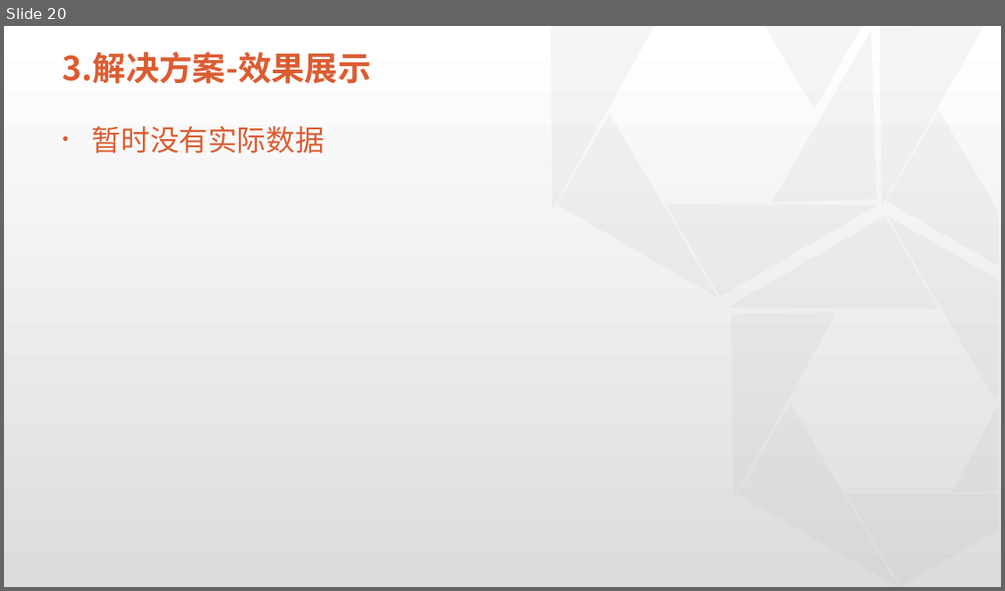
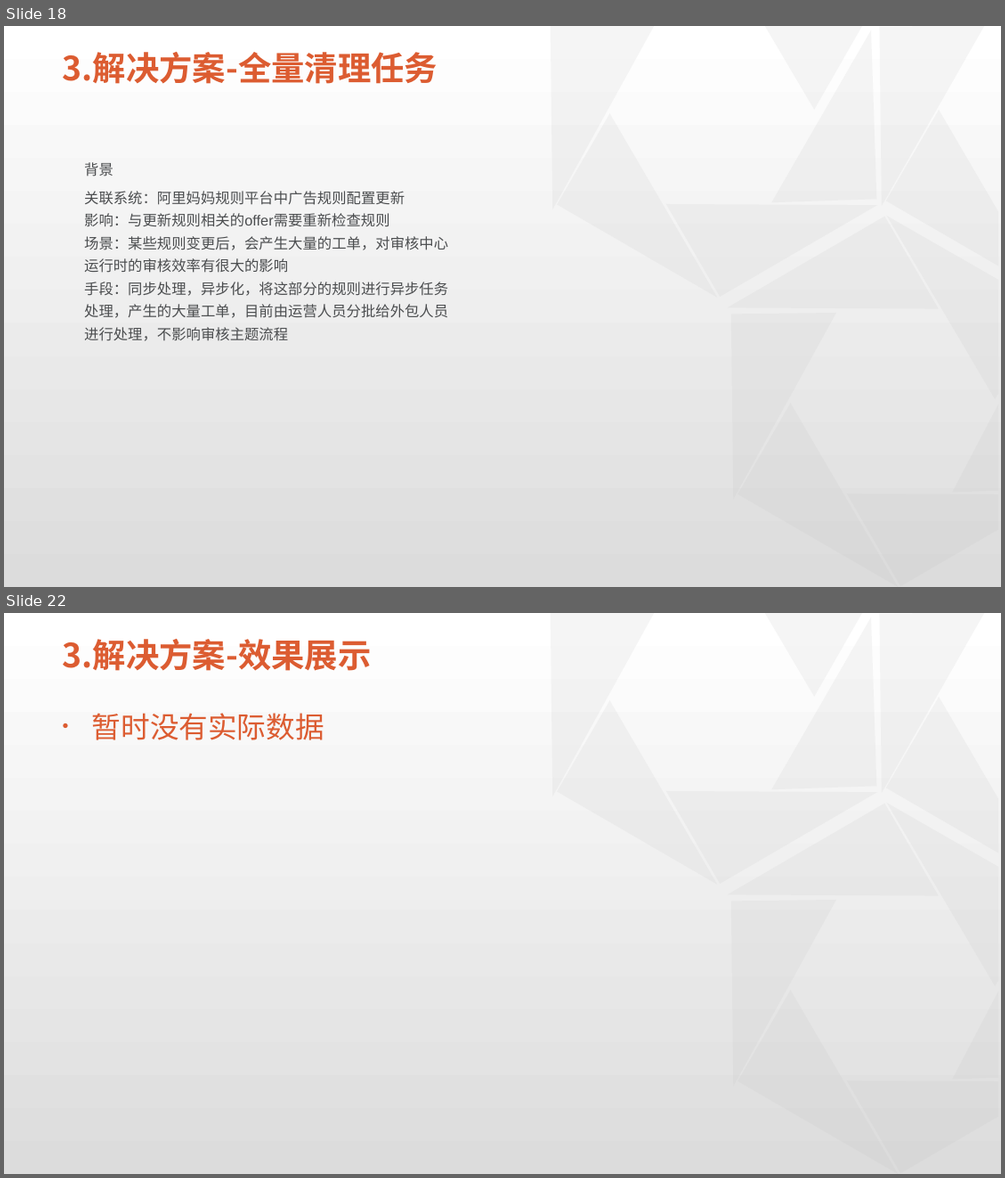
Before and after one commit to physicsLoveJava/java-miscellaneous, a slide deck: tech-interview/a-task/实习总结预展示板-新版.pptx. Shown one above the other, each under a label of ours: slide 20 before the commit, slides 18 and 22 after it; the slides between them are not shown. The pictures are 1005x591 and 1005x1178 pixels, drawn with LibreOffice and Linux fonts; fonts in the diff are those of the drawing; background and template pictures are left out. Boxes give left, top, right and bottom in pixels: in the first picture for what was removed or moved away, otherwise in the second. Text is boxed around its words. In the diff, an @@ line names an element or a change of style, - is before the commit and + after.

Commit message:
实习总结ppt更新

```diff
--- a/tech-interview/a-task/实习总结预展示板-新版.pptx
+++ b/tech-interview/a-task/实习总结预展示板-新版.pptx
@@ slide 18 added at box(4, 26, 1001, 587), background #FFFFFF; not listed: 14 template elements that a slide beside it also shows @@
@@ title added at box(63, 52, 438, 84), 32 pt, text #DC5C31, bold @@
+3.解决方案-全量清理任务
@@ text added at box(84, 162, 113, 176), 14 pt, text #4B4D4F @@
+背景
@@ text added at box(84, 191, 448, 341), 14 pt, text #4B4D4F @@
+关联系统：阿里妈妈规则平台中广告规则配置更新
+影响：与更新规则相关的offer需要重新检查规则
+场景：某些规则变更后，会产生大量的工单，对审核中心运行时的审核效率有很大的影响
+手段：同步处理，异步化，将这部分的规则进行异步任务处理，产生的大量工单，目前由运营人员分批给外包人员进行处理，不影响审核主题流程
@@ what was slide 20 is now slide 22 @@
```
Also in this commit, not shown: 11 slides changed, 3 other slides added, 2 slides removed.
